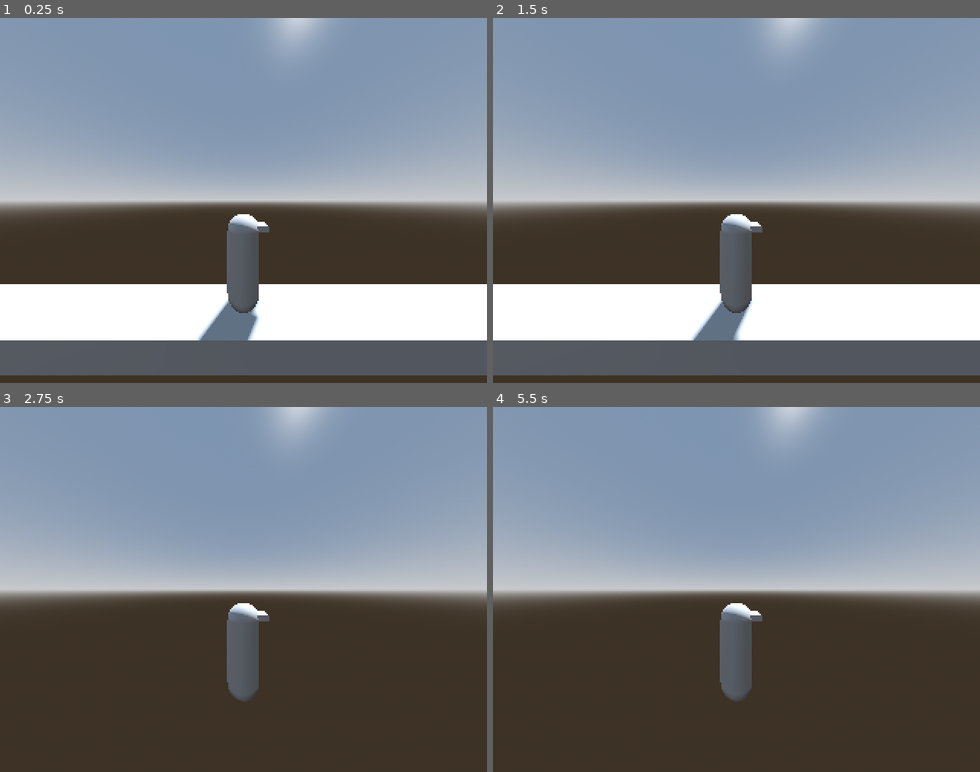
Above: before the commit, frames 1-4 (two rows, left to right).
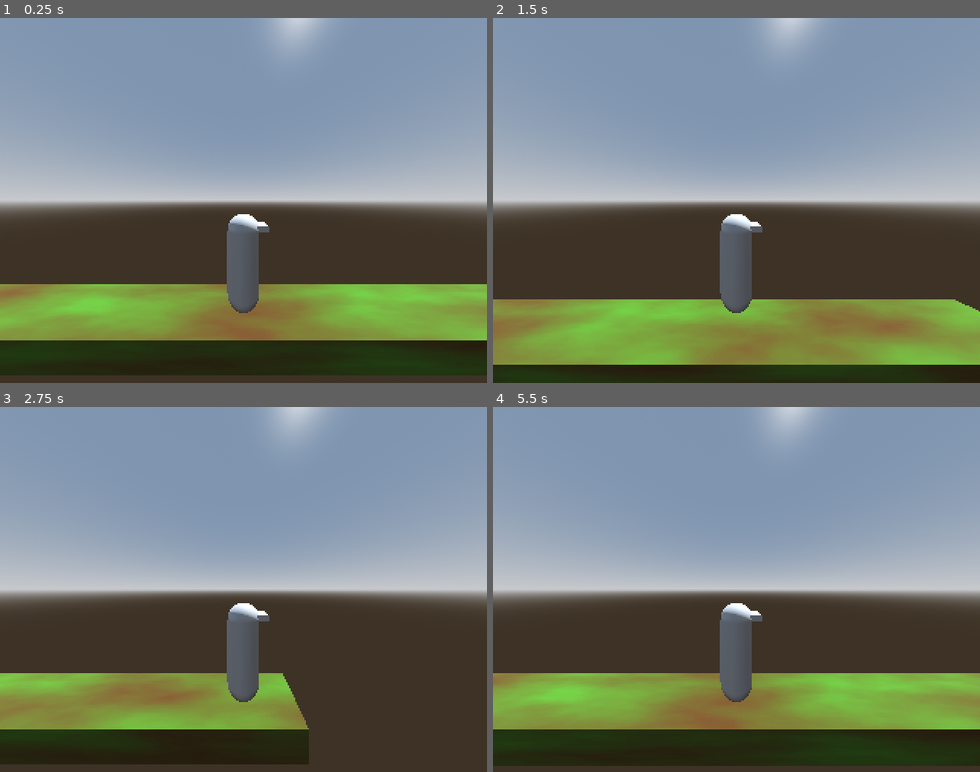
Above: after the commit, the same moments.

Repository: Eliasdbr/3DSideScrollerShooter
Game: Godot game, scene res://scenes/world.tscn
Same seed, same stepped clock (60 frames per second), same inputs: the game is played once before the commit and once after it.
Inputs:
- Up to frame 1 (0.25 s): no input
- Up to frame 2 (1.5 s): tap Enter at 0.5 s; hold D (Right) 0.53-1.28 s; hold Ctrl (Shoot) 0.53-1.28 s; tap Space (Jump) at 0.77 s; hold S (Down) from 1.28 s (still down); tap Ctrl (Shoot) at 1.35 s
- Up to frame 3 (2.75 s): tap Space (Jump) at 1.52 s; release S (Down) at 2.03 s; hold D (Right) from 2.03 s (still down); hold Ctrl (Shoot) from 2.03 s (still down)
- Up to frame 4 (5.5 s): release D (Right) at 2.78 s; release Ctrl (Shoot) at 2.78 s; hold W (Up) 2.78-3.53 s; tap Ctrl (Shoot) at 2.85, 4.35 s; tap Space (Jump) at 3.02, 3.77, 4.52 s; hold Ctrl (Shoot) 3.53-4.28 s; hold A (Left) 3.53-5.03 s; hold S (Down) from 5.03 s (still down); hold Ctrl (Shoot) from 5.03 s (still down)

The runs differ from the first frame. In frame 1, 25% of the frame differs, in the area x 0-100%, y 72-98%; in frame 2, 27%, in the area x 0-100%, y 72-100%; in frame 3, 13%; in frame 4, 24%.

Commit message:
WIP: CharacterMovement component, Added procedural texture to ground

Diff:
--- a/components/CharacterMovement.gd
+++ b/components/CharacterMovement.gd
@@ -2,16 +2,15 @@
 extends Node
 
 
-
 @onready var parent: CharacterBody3D = get_parent()
 
-@export var acceleration: float = 10.0
+@export var acceleration: float = 24.0
 
-@export var max_speed: float = 200.0
+@export var max_speed: float = 320.0
 
-@export var damping: float = 0.2
+@export var damping: float = 48.0
 
-@export var jumping_force: float = 200.0
+@export var jumping_force: float = 240.0
 
 
 var vel: Vector3 = Vector3.ZERO
@@ -21,8 +20,31 @@
 	pass
 
 func move(direction: Vector2) -> void:
-	vel.x += direction.x * acceleration
+	if (
+		direction.length() == 0.0
+		and abs(vel.x) > 0
+	):
+		# Movement damping
+		if parent.is_on_floor():
+			vel.x -= sign(vel.x) * damping
+		else:
+			# Less friction on air
+			vel.x -= sign(vel.x) * (damping * 0.1)
+		# Prevent drifting
+		if abs(vel.x) <= damping:
+			vel.x = 0
+
+	else:
+		# Accelerates
+		if abs(vel.x) < max_speed:
+			if sign(direction.x) <= 0:
+				vel.x += direction.x * acceleration
+			else:
+				# Suddenly changes direction
+				vel.x += direction.x * acceleration * 2
+
 	clamp(vel.x, -max_speed, max_speed)
+
 
 func jump() -> void:
 	if parent.is_on_floor():
@@ -36,6 +58,7 @@
 	pass
 
 func _physics_process(delta):
+	# Gravity
 	if parent.is_on_floor() and vel.y < 0.0:
 		vel = Vector3(vel.x, 0, vel.z)
 	else:
--- a/project.godot
+++ b/project.godot
@@ -19,10 +19,14 @@
 
 window/size/viewport_width=320
 window/size/viewport_height=240
-window/size/mode=3
+window/size/mode=2
 window/size/resizable=false
 window/stretch/mode="viewport"
 window/stretch/scale_mode="integer"
+
+[filesystem]
+
+import/blender/enabled=false
 
 [input]
 
--- a/scenes/world.tscn
+++ b/scenes/world.tscn
@@ -15,7 +15,28 @@
 sky = SubResource("Sky_1mqy3")
 tonemap_mode = 2
 
+[sub_resource type="Gradient" id="Gradient_7ll5d"]
+offsets = PackedFloat32Array(0.0238095, 1)
+colors = PackedColorArray(0.237253, 0.41, 0.0861, 1, 0.29, 0.1595, 0, 1)
+
+[sub_resource type="FastNoiseLite" id="FastNoiseLite_qvgav"]
+noise_type = 0
+
+[sub_resource type="NoiseTexture2D" id="NoiseTexture2D_w3b4w"]
+width = 1024
+height = 128
+generate_mipmaps = false
+color_ramp = SubResource("Gradient_7ll5d")
+noise = SubResource("FastNoiseLite_qvgav")
+
+[sub_resource type="StandardMaterial3D" id="StandardMaterial3D_2svvn"]
+shading_mode = 2
+albedo_texture = SubResource("NoiseTexture2D_w3b4w")
+texture_filter = 0
+texture_repeat = false
+
 [sub_resource type="BoxMesh" id="BoxMesh_7w81x"]
+material = SubResource("StandardMaterial3D_2svvn")
 size = Vector3(20, 0.5, 1)
 
 [sub_resource type="ConvexPolygonShape3D" id="ConvexPolygonShape3D_6xyjc"]
@@ -60,11 +81,13 @@
 
 [node name="Capsule" type="MeshInstance3D" parent="Player/ModelPivot"]
 transform = Transform3D(1, 0, 0, 0, 1, 0, 0, 0, 1, 0, 0.875, 0)
+cast_shadow = 0
 mesh = SubResource("CapsuleMesh_56g5v")
 skeleton = NodePath("../..")
 
 [node name="Head" type="MeshInstance3D" parent="Player/ModelPivot"]
 transform = Transform3D(1, 0, 0, 0, 1, 0, 0, 0, 1, 0.3, 1.5, 0)
+cast_shadow = 0
 mesh = SubResource("BoxMesh_2gse5")
 
 [node name="Camera3D" type="Camera3D" parent="Player"]
Not shown: 1 places in scenes/world.tscn that only renumber resources
